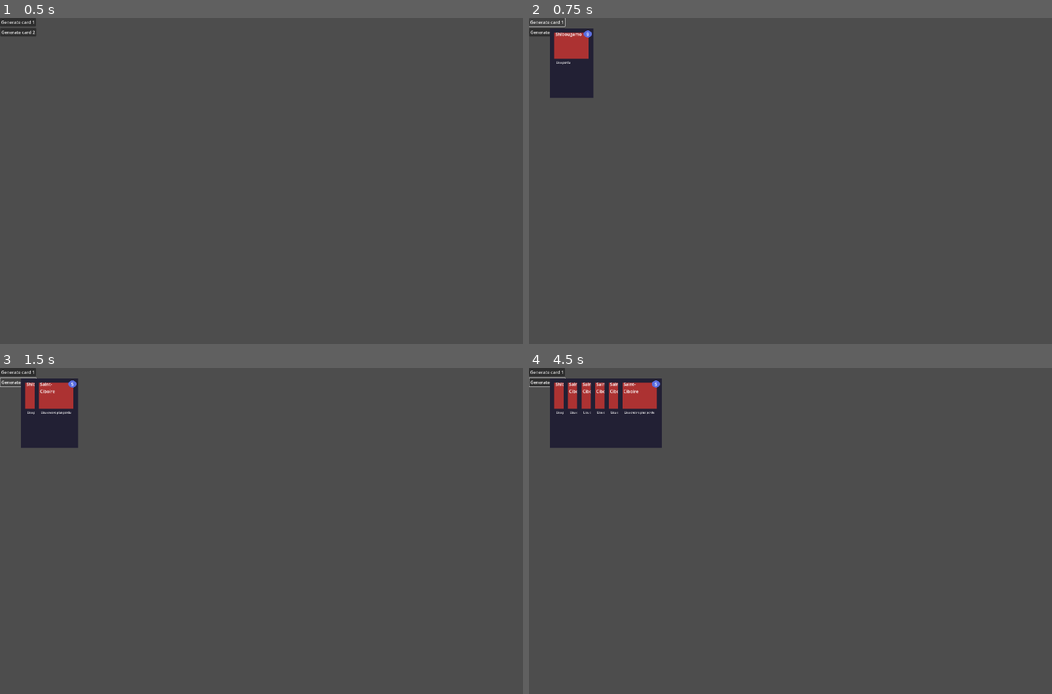
Above: before the commit, frames 1-4 (two rows, left to right).
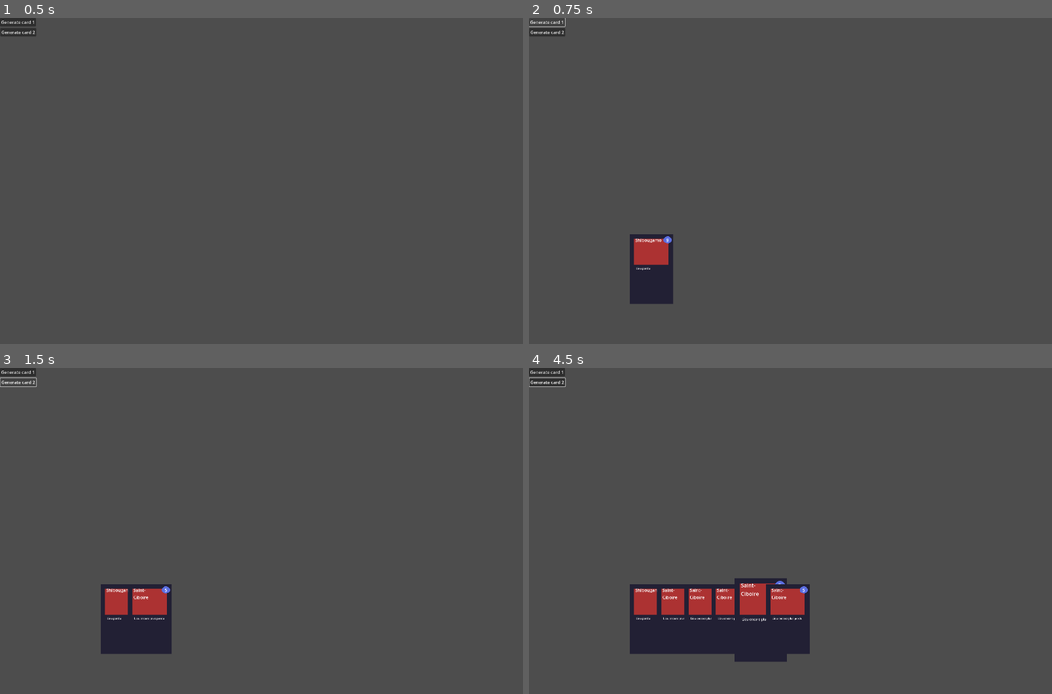
Above: after the commit, the same moments.

Repository: ShroomySquid/LudumDare56
Game: Godot game, scene res://scenes/card_hand.tscn
The game is run twice, just before and just after one commit, with the same random seed, the same clock (stepped at 60 frames per second) and the same inputs. This scene is started directly instead of the project's main scene.
Inputs (mouse positions are in pixels of both pictures, inside the frame that each line leads up to):
- Up to frame 1 (0.5 s): no input
- Up to frame 2 (0.75 s): click "Generate card 1" at 0.5 s
- Up to frame 3 (1.5 s): click "Generate card 2" at 1.25 s
- Up to frame 4 (4.5 s): tap Enter at 2, 3.5 s; move the mouse to (905, 514) at 2.02 s; hold D (right) 2.03-2.78 s; click (905, 514) at 2.1 s; tap Space at 2.75, 4.25 s; move the mouse to (685, 547) at 2.77 s; hold S (down) 2.78-3.53 s; click (685, 547) at 2.85 s; move the mouse to (842, 459) at 3.52 s; hold D (right) 3.53-4.28 s; hold Right mouse button (RightClick) 3.53-4.28 s; click (842, 459) at 3.8 s; move the mouse to (764, 596) at 4.27 s; hold W (up) from 4.28 s (still down); tap Mouse wheel down (WheelDown) at 4.35 s

Frame 1 is identical in both runs. In frame 2, 3.5% of the frame differs, in the area x 4-28%, y 3-88%; in frame 3, 5.2%; in frame 4, 12%, in the area x 4-54%, y 3-91%.

Commit message:
added card hover and card now emit on left click

Diff:
--- a/Scripts/card.gd
+++ b/Scripts/card.gd
@@ -8,6 +8,10 @@
 @onready var cost_lbl = $ManaCost/ManaCostLbl
 @onready var description_lbl = $CardDescription/DescriptionLbl
 @onready var name_lbl = $Name/NameLbl
+
+signal card_activated
+
+var mouse_hover = false
 
 
 func _ready():
@@ -22,4 +26,16 @@
 	name_lbl.text = card_name
 
 func _process(_delta):
-	pass
+	if mouse_hover:
+		scale = Vector2(1.2, 1.2)
+	else:
+		scale = Vector2(1, 1)
+	if Input.is_action_just_pressed("LeftClick") && mouse_hover:
+		print("clicked")
+		card_activated.emit()
+
+func _on_mouse_hover_mouse_entered():
+	mouse_hover = true
+
+func _on_mouse_hover_mouse_exited():
+	mouse_hover = false
--- a/Scripts/card_hand.gd
+++ b/Scripts/card_hand.gd
@@ -2,6 +2,7 @@
 
 @onready var card = preload("res://scenes/card.tscn")
 @onready var position_decay := 0
+@onready var spawn_point = $CanvasLayer/SpawnPoint
 
 func _ready():
 	pass # Replace with function body.
@@ -12,13 +13,15 @@
 func _on_generate_card_1_pressed():
 	var new_card = card.instantiate()
 	add_child(new_card)
+	new_card.position = spawn_point.position
 	new_card.position.x += position_decay
-	position_decay += 50
+	position_decay += 100
 	new_card.set_values(9, "Shibougamo", "Lieu perdu")
 
 func _on_generate_card_2_pressed():
 	var new_card = card.instantiate()
 	add_child(new_card)
+	new_card.position = spawn_point.position
 	new_card.position.x += position_decay
-	position_decay += 50
+	position_decay += 100
 	new_card.set_values(5, "Saint-Ciboire", "Lieu encore plus perdu")
--- a/scenes/card.tscn
+++ b/scenes/card.tscn
@@ -1,7 +1,10 @@
-[gd_scene load_steps=3 format=3 uid="uid://drdtcbypimoey"]
+[gd_scene load_steps=4 format=3 uid="uid://drdtcbypimoey"]
 
 [ext_resource type="Texture2D" uid="uid://cmpbtkqvuxphg" path="res://Images/card_template.png" id="1_e8xn8"]
 [ext_resource type="Script" path="res://Scripts/card.gd" id="1_f4hih"]
+
+[sub_resource type="RectangleShape2D" id="RectangleShape2D_2mrrf"]
+size = Vector2(159, 254)
 
 [node name="Card" type="Node2D"]
 position = Vector2(156, 148)
@@ -42,3 +45,12 @@
 text = "Nom
 "
 autowrap_mode = 2
+
+[node name="MouseHover" type="Area2D" parent="."]
+
+[node name="CollisionShape2D" type="CollisionShape2D" parent="MouseHover"]
+position = Vector2(1.5, 18)
+shape = SubResource("RectangleShape2D_2mrrf")
+
+[connection signal="mouse_entered" from="MouseHover" to="." method="_on_mouse_hover_mouse_entered"]
+[connection signal="mouse_exited" from="MouseHover" to="." method="_on_mouse_hover_mouse_exited"]
--- a/scenes/card_hand.tscn
+++ b/scenes/card_hand.tscn
@@ -18,8 +18,10 @@
 text = "Generate card 2
 "
 
-[node name="CardPosition" type="Marker2D" parent="."]
-position = Vector2(516, 298)
+[node name="CanvasLayer" type="CanvasLayer" parent="."]
+
+[node name="SpawnPoint" type="Node2D" parent="CanvasLayer"]
+position = Vector2(449, 906)
 
 [connection signal="pressed" from="GenerateCard1" to="." method="_on_generate_card_1_pressed"]
 [connection signal="pressed" from="GenerateCard2" to="." method="_on_generate_card_2_pressed"]
